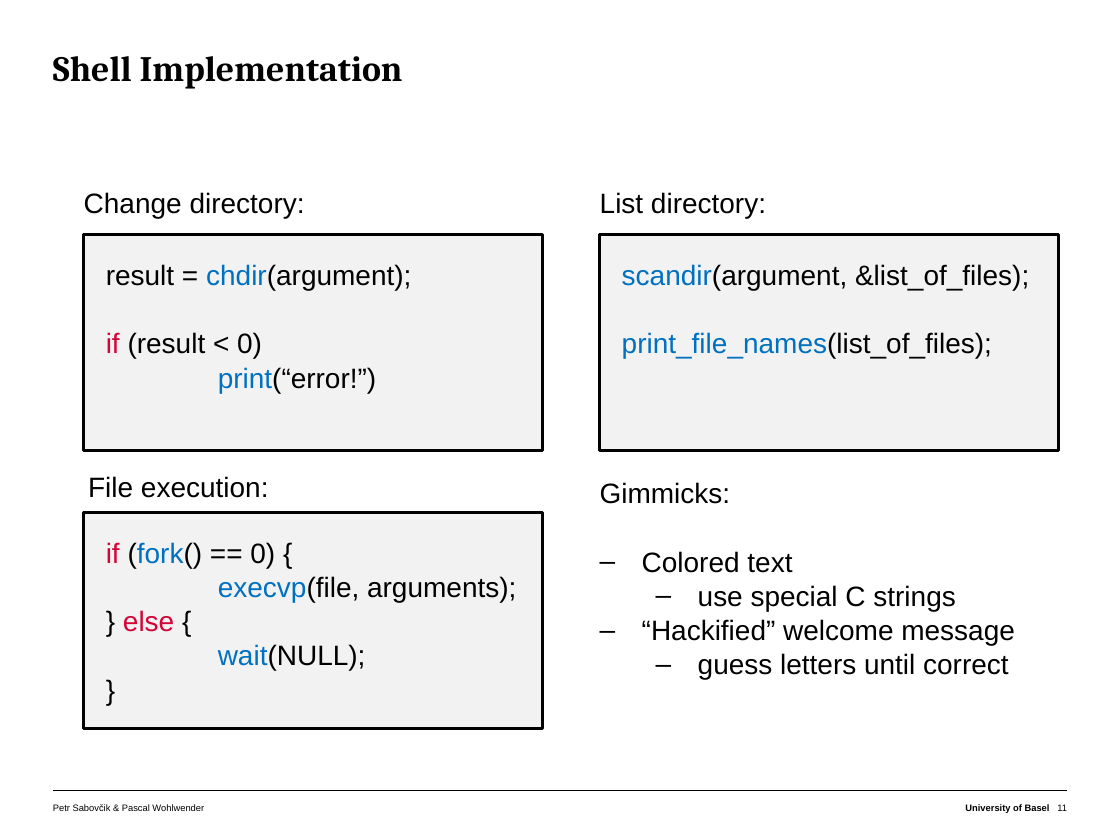
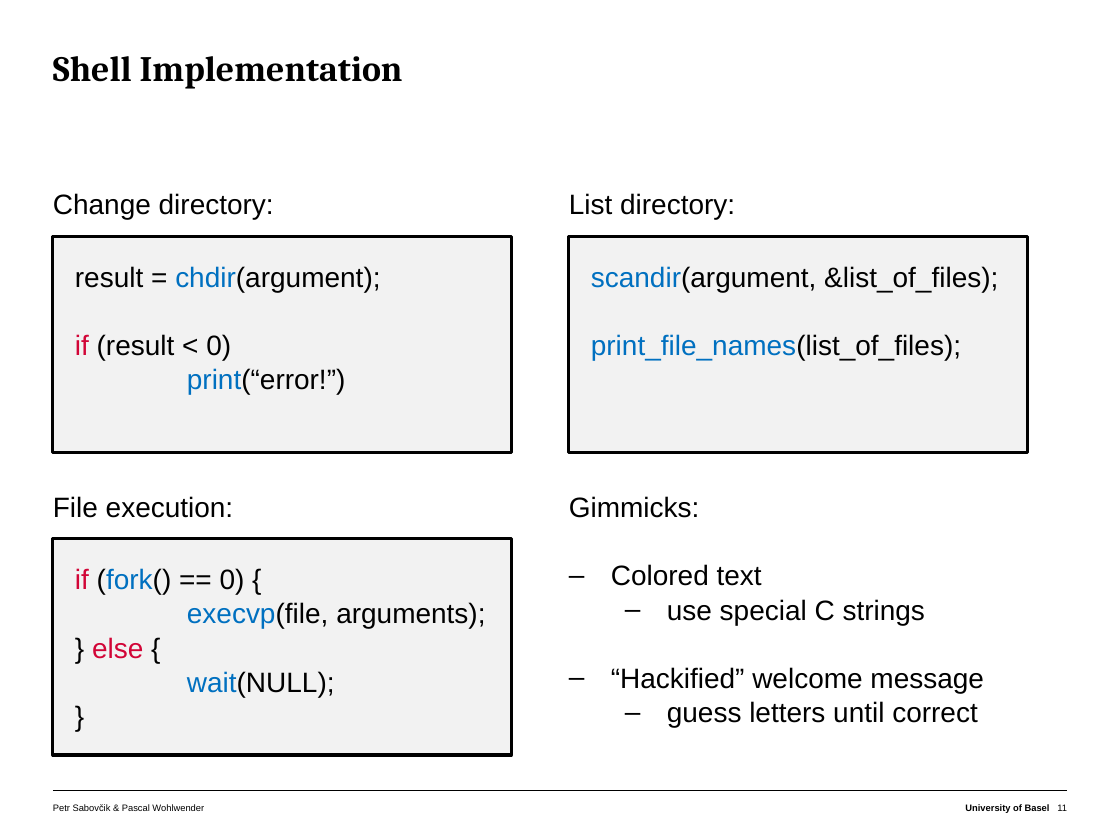
Before and after one commit to lalancz/prosh, a slide deck: slide 11 of docs/project_final_presentation.pptx. Drawn at 1120x840 pixels with LibreOffice and Linux fonts; fonts in the diff are those of the drawing. Boxes give left, top, right and bottom in pixels: in the first picture for what was removed or moved away, otherwise in the second. Text is boxed around its words. In the diff, an @@ line names an element or a change of style, - is before the commit and + after.

Commit message:
minor presentaation style changes

```diff
--- a/docs/project_final_presentation.pptx
+++ b/docs/project_final_presentation.pptx
@@ text "Change directory:" moved from (x1=84, y1=192, x2=305, y2=218) to (x1=53, y1=193, x2=274, y2=220) @@
@@ text "List directory:" moved from (x1=600, y1=192, x2=766, y2=218) to (x1=569, y1=193, x2=735, y2=220) @@
@@ rectangle "result = chdir(argument);" moved from (x1=84, y1=235, x2=542, y2=451) to (x1=53, y1=236, x2=511, y2=452) @@
@@ rectangle "scandir(argument, &list_of_files);" moved from (x1=599, y1=235, x2=1057, y2=451) to (x1=569, y1=236, x2=1027, y2=452) @@
@@ text "File execution:" moved from (x1=88, y1=476, x2=269, y2=498) to (x1=53, y1=496, x2=234, y2=518) @@
@@ text "File execution:" at (x1=53, y1=496, x2=234, y2=518): list level 3 to 1 in "File execution:" @@
@@ text "Gimmicks:" rewrapped from (x1=600, y1=482, x2=1015, y2=679) to (x1=569, y1=496, x2=984, y2=727) @@
@@ rectangle "if (fork() == 0) {" moved from (x1=84, y1=513, x2=542, y2=729) to (x1=53, y1=539, x2=511, y2=755) @@
```
Also in this commit, not shown: 9 other slides changed.
